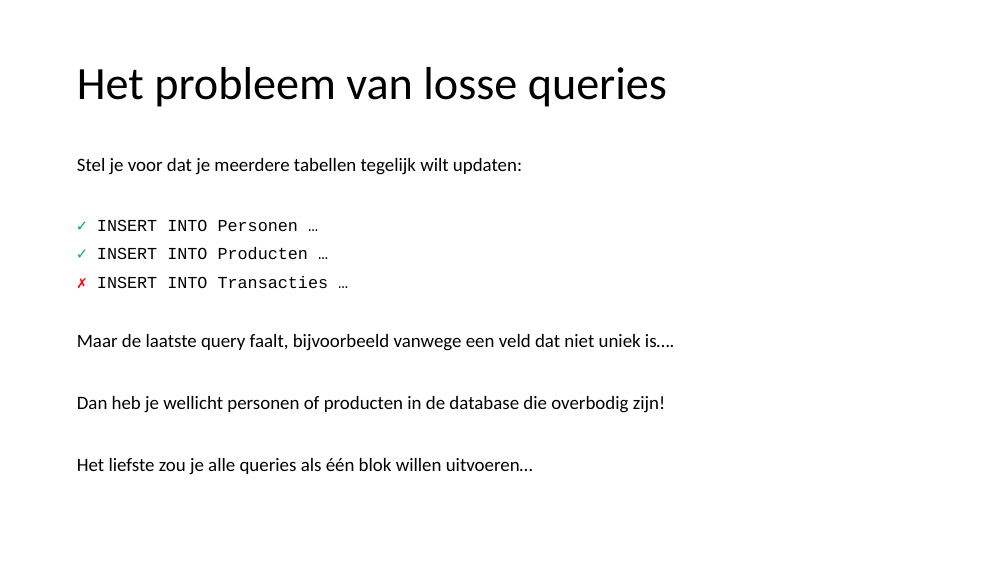
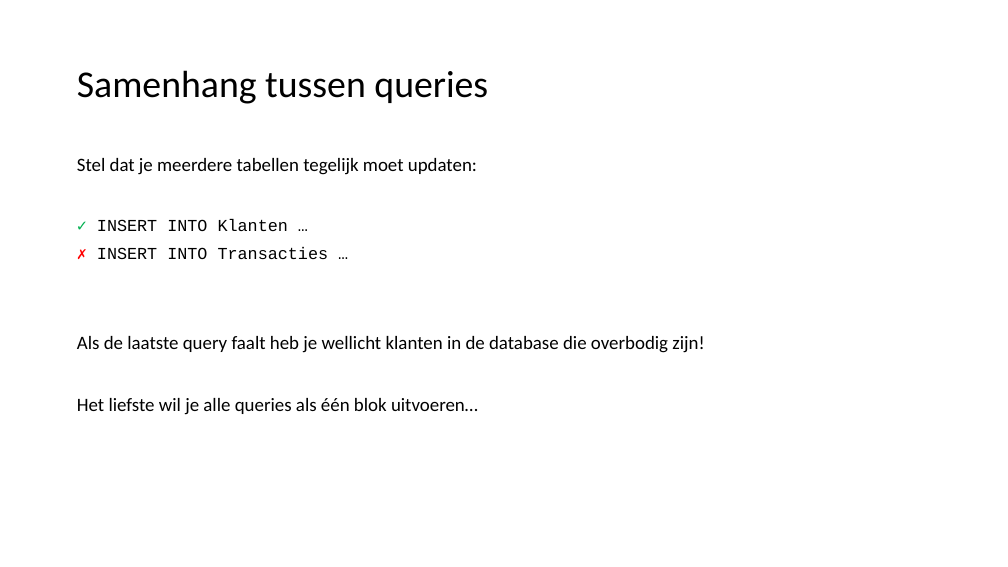
Before and after one commit to LFKoning/knowledge-sharing, a slide deck: slide 35 of sql_course/3_python/3_python.pptx (slide 17 before the commit). Drawn at 1008x567 pixels with LibreOffice and Linux fonts; fonts in the diff are those of the drawing. Boxes give left, top, right and bottom in pixels: in the first picture for what was removed or moved away, otherwise in the second. Text is boxed around its words. In the diff, an @@ line names an element or a change of style, - is before the commit and + after.

```diff
--- a/sql_course/3_python/3_python.pptx
+++ b/sql_course/3_python/3_python.pptx
@@ title at (x1=77, y1=70, x2=488, y2=104): text changed; size 44 to 36 pt @@
-Het probleem van losse queries
+Samenhang tussen queries
@@ text at (x1=77, y1=158, x2=477, y2=231): text changed @@
-Stel je voor dat je meerdere tabellen tegelijk wilt updaten:
-✓ INSERT INTO Personen …
-✓ INSERT INTO Producten …
+Stel dat je meerdere tabellen tegelijk moet updaten:
+✓ INSERT INTO Klanten …
@@ text at (x1=77, y1=336, x2=704, y2=415): text changed @@
-Maar de laatste query faalt, bijvoorbeeld vanwege een veld dat niet uniek is….
-Dan heb je wellicht personen of producten in de database die overbodig zijn!
-Het liefste zou je alle queries als één blok willen uitvoeren…
+Als de laatste query faalt heb je wellicht klanten in de database die overbodig zijn!
+Het liefste wil je alle queries als één blok uitvoeren…
```
Also in this commit, not shown: 11 other slides changed, 31 slides added, 3 slides removed, 11 other files.
